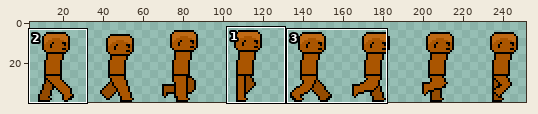
Pixel-art file: Aseprite/Right-walk-template-M.aseprite. Above, an overview of the earlier version with the close-up marked.
Close-up. The starting point:
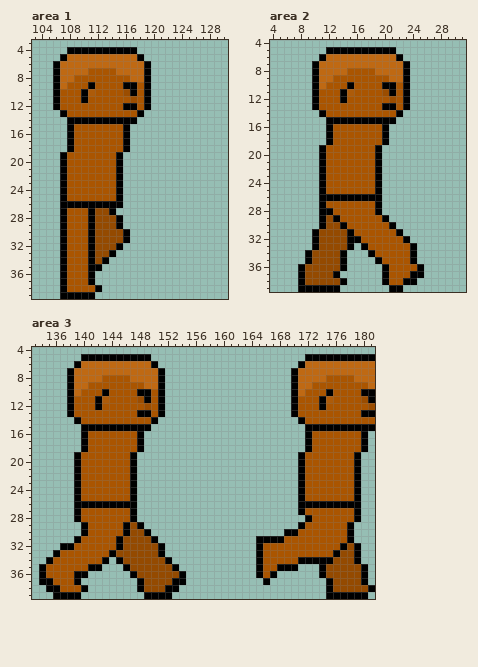
256x40 pixels, 1 frame. Shown: area 1: x 103..130, y 3..39; area 2: x 4..31, y 4..39; area 3: x 133..181, y 4..39. The wide view leaves out empty margins. The commit also changed other parts of the picture, which this record leaves out.
Now the later version:
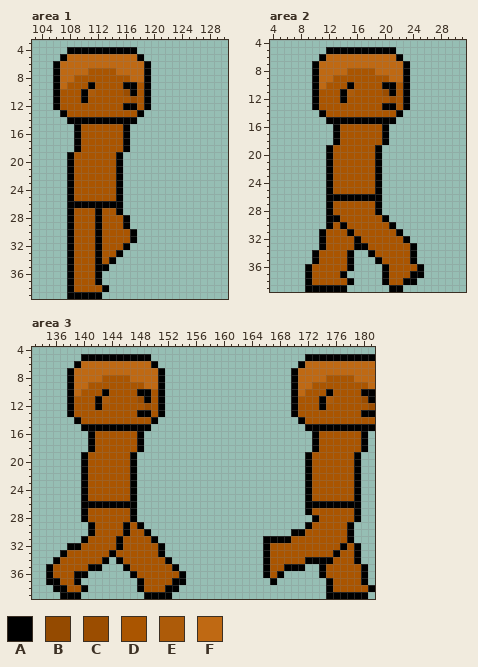
Palette (. is transparent): A #000000  B #944a00  C #9b4d00  D #aa5500  E #ad5b09  F #bf6913
From old to new:
Changed rows in their new state; - is an unchanged pixel.
Area 1:
first column x 107:
15 -.A--------
16 -.A--------
17 -.A--------
18 -.A--------
19 .A---------
20 .A---------
21 .A---------
22 .A---------
23 .A---------
24 .A---------
25 .A---------
26 .----------
27 .A--DADDA--
28 .A--DADDDA-
29 .A--DADDDA-
30 .A--DADDDDA
31 .A--DADDDDA
32 .A--DADDDA-
33 .A--DADDA--
34 .A--DADA---
35 .A--D-A----
36 .A--DA-----
37 .A--DA-----
38 .A---DA----
39 .----A-----
Area 2:
first column x 8:
16 ----.A---
17 ----.A---
18 ----.A---
19 ---.A----
20 ---.A----
21 ---.A----
22 ---.A----
23 ---.A----
24 ---.A----
25 ---.A----
26 ---.-----
27 ---.A----
28 ---.-----
29 ---.A----
30 ---.AD---
31 --.ADDD--
32 --.ADDDD-
33 --.ADDDDA
34 -.ADDDDA-
35 -.ADDDDA-
36 .ADDDDDA-
37 .ADDDDA--
38 .ADDDDDA-
39 .-----A--
Area 3:
first column x 134:
16 ------.A------------------------------.A-------
17 ------.A------------------------------.A-------
18 ------.A------------------------------.A-------
19 -----.A------------------------------.A--------
20 -----.A------------------------------.A--------
21 -----.A------------------------------.A--------
22 -----.A------------------------------.A--------
23 -----.A------------------------------.A--------
24 -----.A------------------------------.A--------
25 -----.A------------------------------.A--------
26 -----.-------------------------------.---------
27 -----.A------------------------------.A--------
28 -----.A-------------------------------.A-------
29 ------.A-----D-----------------------.A--------
30 ------.A-----DD--------------------.-A---------
31 -----.A-----DDDD---------------.---A-----------
32 ---.-A------DDDDD--------------.A-----------D--
33 --.A-------DDDDDD--------------.A----------DD--
34 -.A---------DDDDDD-------------.A----D----DDD--
35 .A-----------DDDDDD------------.A-D--A---DDDDD-
36 .A------------DDDDDD-----------.ADA------DDDDD-
37 .-A------------DDDD-------------.A--------DDDD-
38 -.-A-----------DDD------------------------DDDDD
39 --.--------------------------------------------
Pixel boxes of the changes (left, top, right, bottom) in both close-ups:
changed: (60, 124, 137, 299)
changed: (298, 124, 361, 292)
changed: (39, 431, 95, 599)
changed: (256, 431, 368, 592)
changed: (116, 522, 179, 592)
